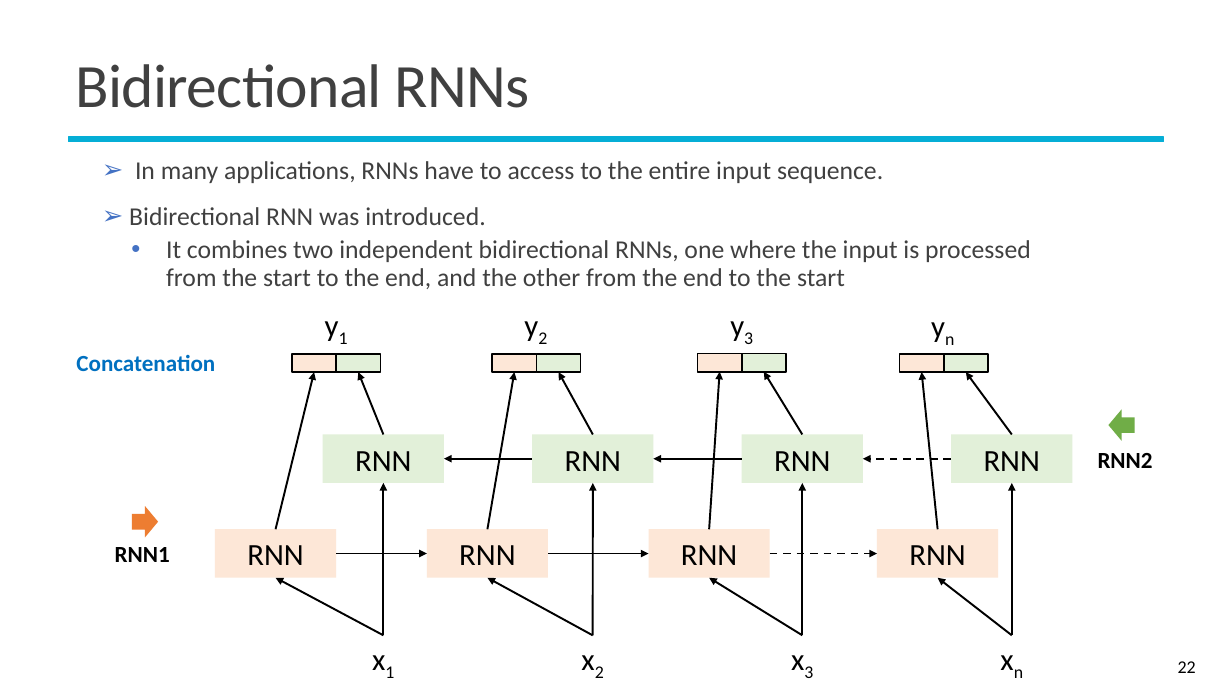
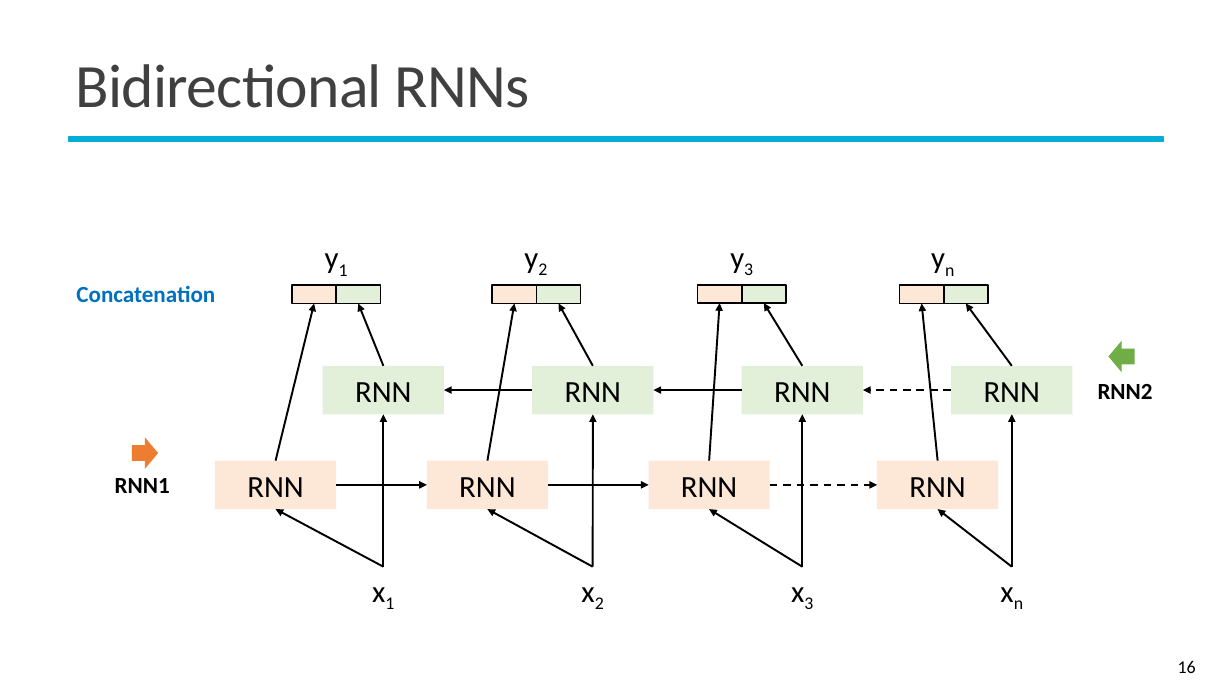
Before and after one commit to mcps5601/CGUDL_2025_Spring, a slide deck: slide 16 of slides/RNN_0331.pptx (slide 22 before the commit). Drawn at 1232x693 pixels with LibreOffice and Linux fonts; fonts in the diff are those of the drawing; background and template pictures are left out. Boxes give left, top, right and bottom in pixels: in the first picture for what was removed or moved away, otherwise in the second. Text is boxed around its words. In the diff, an @@ line names an element or a change of style, - is before the commit and + after.

```diff
--- a/slides/RNN_0331.pptx
+++ b/slides/RNN_0331.pptx
@@ text removed at (x1=129, y1=161, x2=1031, y2=289) @@
-➢ In many applications, RNNs have to access to the entire input sequence.
-➢ Bidirectional RNN was introduced.
-  • It combines two independent bidirectional RNNs, one where the input is processed from the start to the end, and the other from the end to the start
@@ 22 arrows, 16 rectangles, 11 texts, 2 right arrows moved together from (x1=76, y1=301, x2=1153, y2=682) to (x1=76, y1=233, x2=1153, y2=613) @@
@@ page number at (x1=1178, y1=661, x2=1196, y2=673): text changed @@
-22
+16
```
Also in this commit, not shown: 6 other slides changed, 1 slide added, 6 slides removed.
